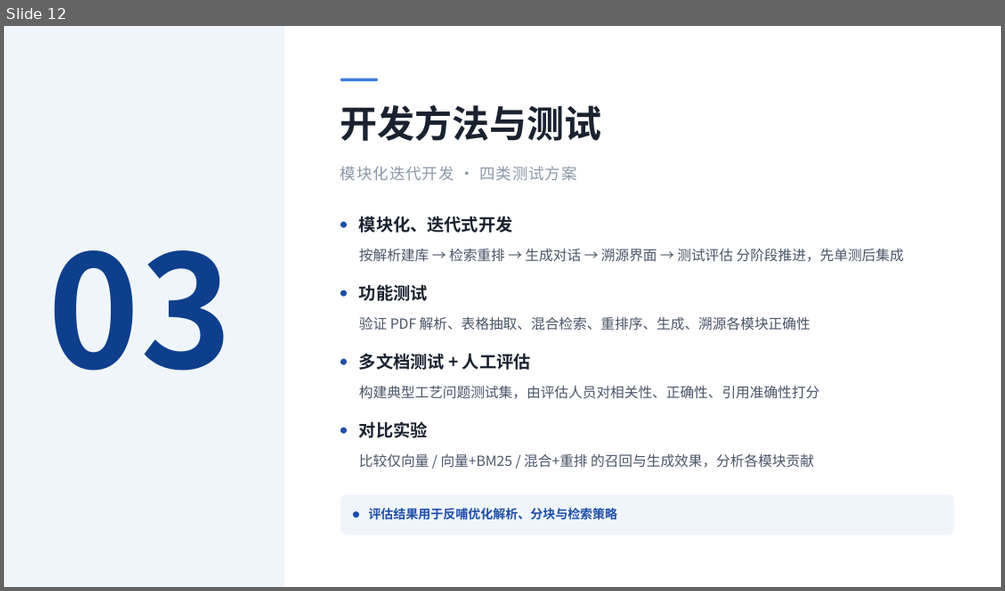
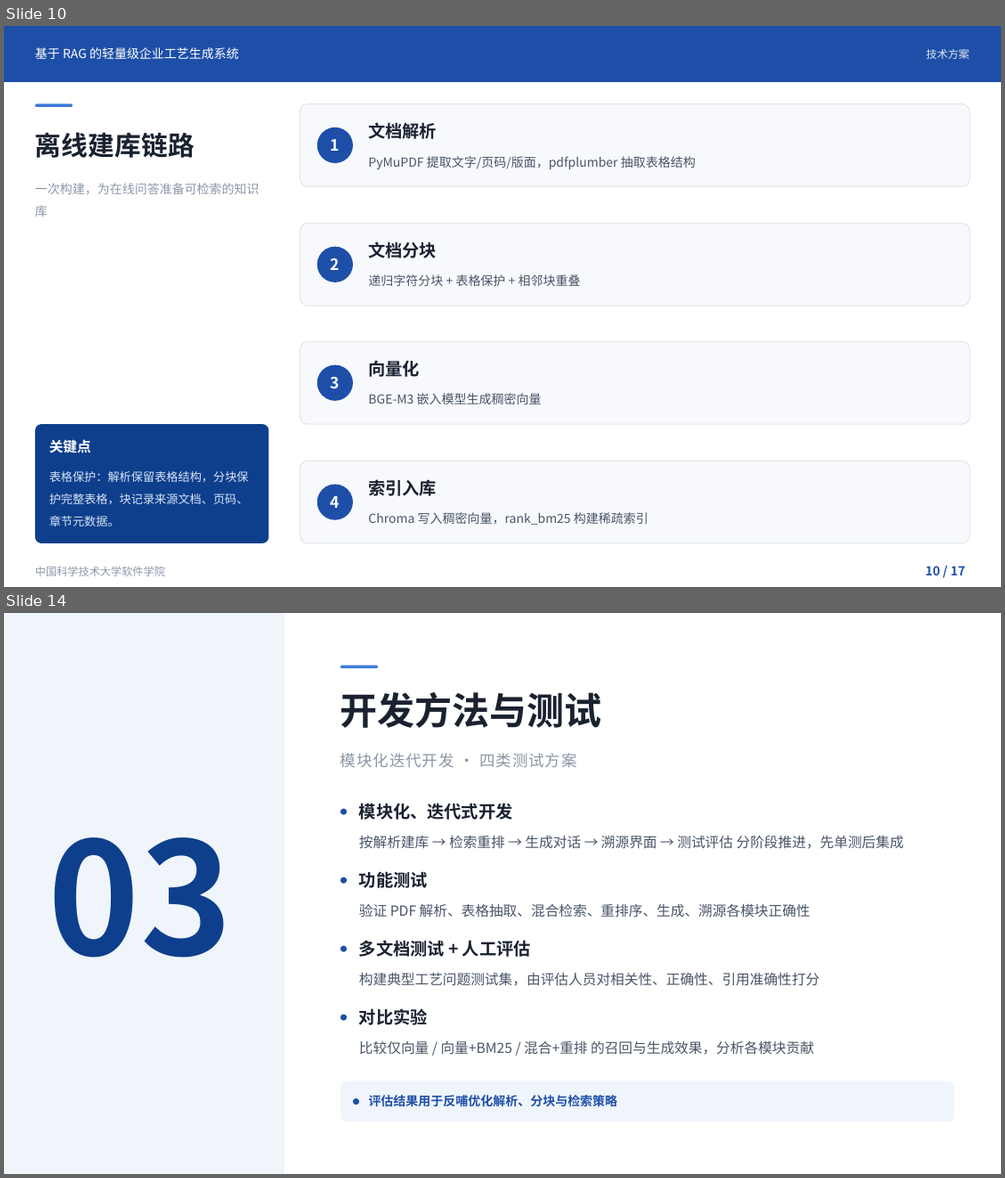
Before and after one commit to jiayun-xiong/craft-rag, a slide deck: 学校要求与提交材料/开题答辩.pptx. Shown one above the other, each under a label of ours: slide 12 before the commit, slides 10 and 14 after it; the slides between them are not shown. The pictures are 1005x591 and 1005x1178 pixels, drawn with LibreOffice and Linux fonts; fonts in the diff are those of the drawing. Boxes give left, top, right and bottom in pixels: in the first picture for what was removed or moved away, otherwise in the second. Text is boxed around its words. In the diff, an @@ line names an element or a change of style, - is before the commit and + after.

Commit message:
恢复开题答辩PPT为17页完整版（含用例图、组件图）

```diff
--- a/学校要求与提交材料/开题答辩.pptx
+++ b/学校要求与提交材料/开题答辩.pptx
@@ slide 10 added at (4, 26, 1001, 587), background #FFFFFF @@
@@ rectangle added at (4, 26, 1001, 82), fill #1E4FA8 @@
@@ text added at (35, 47, 239, 59), 12 pt, text #FFFFFF @@
+基于 RAG 的轻量级企业工艺生成系统
@@ text added at (926, 49, 970, 59), 10.5 pt, text #FFFFFF at 85% opacity @@
+技术方案
@@ rounded rectangle added at (35, 103, 73, 107), fill #3D7BD9 @@
@@ rounded rectangle added at (300, 103, 971, 186), fill #F7F9FC, outline #E5E7EB 1 pt @@
@@ text added at (35, 132, 194, 158), 25.5 pt, text #1A2230, bold @@
+离线建库链路
@@ rounded rectangle added at (317, 127, 353, 163), fill #1E4FA8 @@
@@ text added at (368, 122, 437, 139), 16.5 pt, text #1A2230, bold @@
+文档解析
@@ text added at (331, 139, 340, 151), 15 pt, text #FFFFFF, bold @@
+1
@@ text added at (368, 156, 696, 170), 12 pt, text #4A5568 @@
+PyMuPDF 提取文字/页码/版面，pdfplumber 抽取表格结构
@@ text added at (35, 183, 259, 216), 12 pt, text #8B97A8 @@
+一次构建，为在线问答准备可检索的知识库
@@ rounded rectangle added at (300, 224, 971, 305), fill #F7F9FC, outline #E5E7EB 1 pt @@
@@ rounded rectangle added at (317, 247, 353, 282), fill #1E4FA8 @@
@@ text added at (331, 258, 340, 270), 15 pt, text #FFFFFF, bold @@
+2
@@ text added at (368, 241, 437, 258), 16.5 pt, text #1A2230, bold @@
+文档分块
@@ text added at (368, 274, 581, 286), 12 pt, text #4A5568 @@
+递归字符分块 + 表格保护 + 相邻块重叠
@@ rounded rectangle added at (300, 342, 971, 424), fill #F7F9FC, outline #E5E7EB 1 pt @@
@@ rounded rectangle added at (317, 365, 353, 401), fill #1E4FA8 @@
@@ text added at (368, 360, 420, 377), 16.5 pt, text #1A2230, bold @@
+向量化
@@ text added at (331, 377, 340, 389), 15 pt, text #FFFFFF, bold @@
+3
@@ text added at (368, 393, 542, 404), 12 pt, text #4A5568 @@
+BGE-M3 嵌入模型生成稠密向量
@@ rounded rectangle added at (35, 424, 268, 543), fill #0E3F8C @@
@@ text added at (49, 439, 91, 453), 13.5 pt, text #FFFFFF, bold @@
+关键点
@@ text added at (49, 471, 249, 526), 11.2 pt, text #D6E4F7 @@
+表格保护：解析保留表格结构，分块保护完整表格，块记录来源文档、页码、章节元数据。
@@ rounded rectangle added at (300, 460, 971, 543), fill #F7F9FC, outline #E5E7EB 1 pt @@
@@ text added at (368, 479, 437, 496), 16.5 pt, text #1A2230, bold @@
+索引入库
@@ rounded rectangle added at (317, 483, 353, 520), fill #1E4FA8 @@
@@ text added at (331, 496, 340, 507), 15 pt, text #FFFFFF, bold @@
+4
@@ text added at (368, 512, 648, 524), 12 pt, text #4A5568 @@
+Chroma 写入稠密向量，rank_bm25 构建稀疏索引
@@ text added at (35, 566, 165, 576), 10.5 pt, text #8B97A8 @@
+中国科学技术大学软件学院
@@ text added at (925, 565, 965, 575), 12 pt, text #1E4FA8, bold @@
+10 / 17
@@ what was slide 12 is now slide 14 @@
```
Also in this commit, not shown: 7 slides changed, 1 other slide added.
